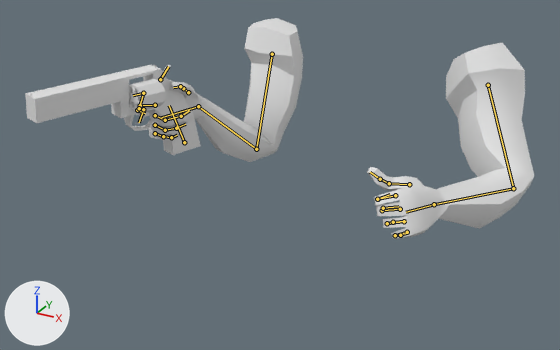
One commit to the Blender file BlenderTutorial/Arms.blend: the scene before it, then after it.
One viewpoint serves both versions: a 50 mm lens placed at (1.142, -2.859, 0.869), pointed at (-0.097, -0.606, -0.258). Lighting does not change. The marker at lower left points along +X, +Y and +Z. The picture after the commit comes second. Both versions are drawn at frame 4 of the action 'RevolverReloadCloseCylinder'; the numbers are the values there. The bones that bend it are drawn over the model as lines.

Names of what the first picture shows: 'armMesh', 'gunCylinderMesh', 'gunHammerMesh', 'gunMesh', 'gunTriggerMesh'.
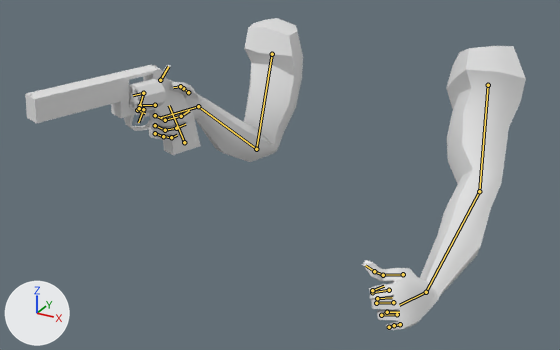
What the commit changed:
Bone 'ik.controller.elbow.r' (bone_ik_controller_elbow_r) moves from (-0.036, -0.23, -0.276) to (-0.036, -0.23, -0.607).

Where the change shows, as pixel boxes [x1, y1, x2, y2] in the pictures (560 x 350 px):
'armMesh', posed (41% taller)
    before: [136, 18, 534, 239]
    after: [136, 18, 526, 330]
'gunTriggerMesh', posed
    before: [137, 116, 144, 124]
    after: [136, 116, 144, 124]
